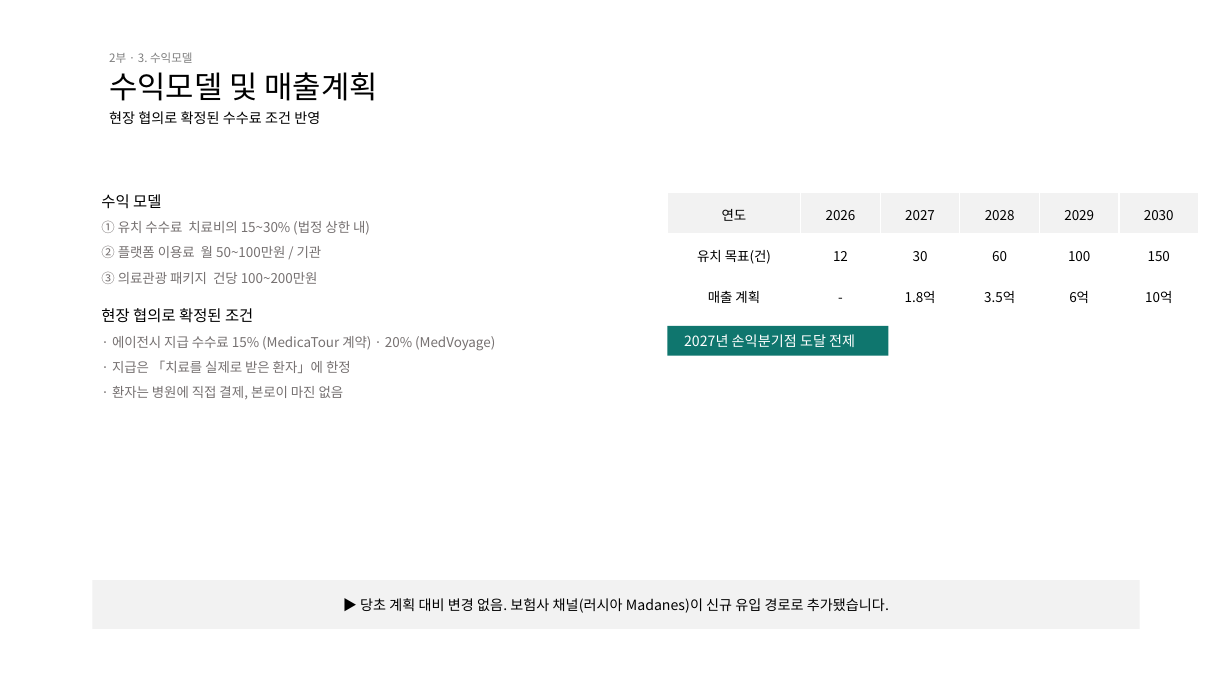
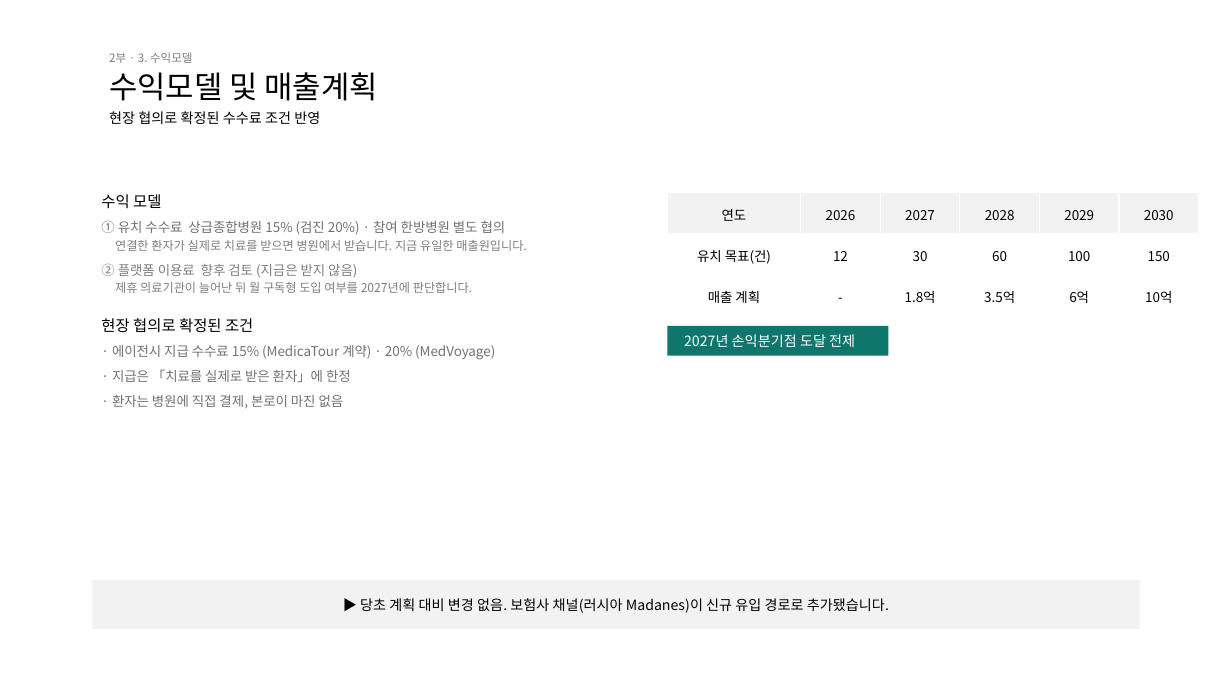
Before and after one commit to bonroi2296-tech/HEALO_KHIDI, a slide deck: slide 18 of docs/presentations/KHIDI_중간보고_20260827.pptx. Drawn at 1232x693 pixels with LibreOffice and Linux fonts; fonts in the diff are those of the drawing. Boxes give left, top, right and bottom in pixels: in the first picture for what was removed or moved away, otherwise in the second. Text is boxed around its words. In the diff, an @@ line names an element or a change of style, - is before the commit and + after.

```diff
--- a/docs/presentations/KHIDI_중간보고_20260827.pptx
+++ b/docs/presentations/KHIDI_중간보고_20260827.pptx
@@ text at (x1=101, y1=220, x2=527, y2=293): text changed; size 10.5 to 9.5 pt; text colour #767171 to #7F7F7F @@
-① 유치 수수료 치료비의 15~30% (법정 상한 내)
-② 플랫폼 이용료 월 50~100만원 / 기관
-③ 의료관광 패키지 건당 100~200만원
+① 유치 수수료 상급종합병원 15% (검진 20%) · 참여 한방병원 별도 협의
+연결한 환자가 실제로 치료를 받으면 병원에서 받습니다. 지금 유일한 매출원입니다.
+② 플랫폼 이용료 향후 검토 (지금은 받지 않음)
+제휴 의료기관이 늘어난 뒤 월 구독형 도입 여부를 2027년에 판단합니다.
```
Also in this commit, not shown: 3 other files.
